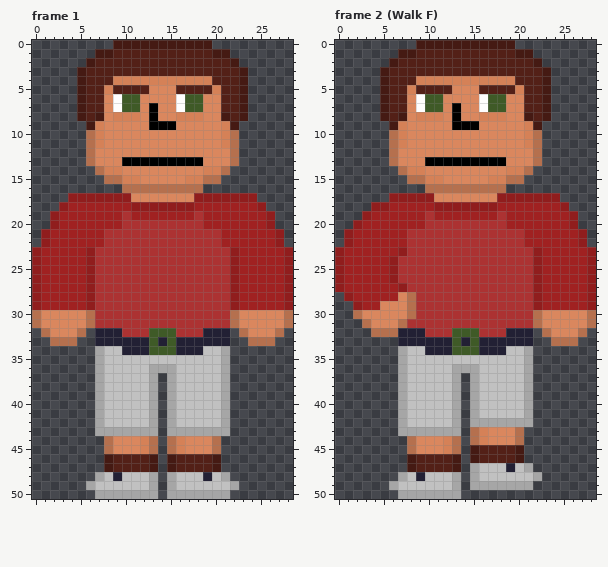
One commit to this pixel-art file: WIP/Doofus2.aseprite. The first picture shows the starting point.
29x51 pixels, 7 frames. Colours within 5 levels of each other are drawn and written as one. Shown: frame 1, frame 2 (Walk F). The commit also changed other frames, which this record leaves out.
After:
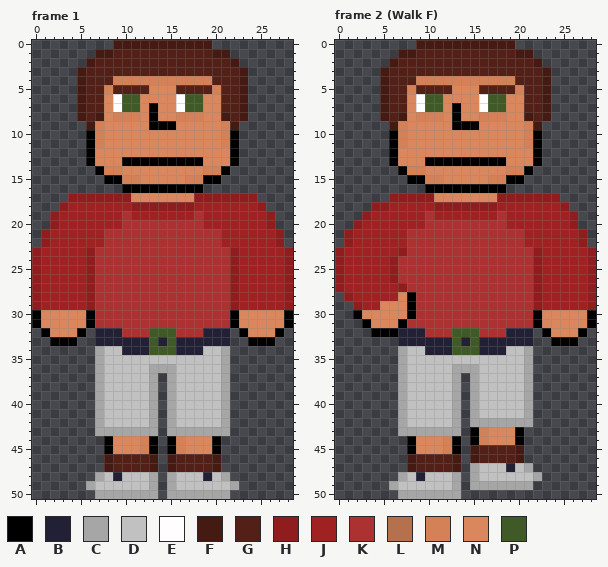
Palette (. is transparent): A #000000  B #222034  C #a6a6a6  D #c1c1c1  E #fffdfd  F #451a13  G #532017  H #901d1d  J #a02121  K #ac3232  L #b5704e  M #d58157  N #da875e  P #3f5a27
Diff:
Frame 1:
y 10..13: x 6 L -> A; x 22 L -> A
y 14: x 7 L -> A; x 21 L -> A
y 15: x 8..9 LL -> AA; x 19..20 LL -> AA
y 16: x 10..18 LLLLLLLLL -> AAAAAAAAA
y 30..31: x 0 L -> A; x 6 L -> A; x 22 L -> A; x 28 L -> A
y 32: x 1 L -> A; x 5 L -> A; x 23 L -> A; x 27 L -> A
y 33: x 2..4 LLL -> AAA; x 24..26 LLL -> AAA
y 44..45: x 8 L -> A; x 13 L -> A; x 15 L -> A; x 20 L -> A
Frame 2 (Walk F):
y 10..13: x 6 L -> A; x 22 L -> A
y 14: x 7 L -> A; x 21 L -> A
y 15: x 8..9 LL -> AA; x 19..20 LL -> AA
y 16: x 10..18 LLLLLLLLL -> AAAAAAAAA
y 28..29: x 8 L -> A
y 30: x 2 L -> A; x 8 L -> A; x 22 L -> A; x 28 L -> A
y 31: x 3 L -> A; x 7 L -> A; x 22 L -> A; x 28 L -> A
y 32: x 4..6 LLL -> AAA; x 23 L -> A; x 27 L -> A
y 33: x 24..26 LLL -> AAA
y 43: x 15 L -> A; x 20 L -> A
y 44: x 8 L -> A; x 13 L -> A; x 15 L -> A; x 20 L -> A
y 45: x 8 L -> A; x 13 L -> A
